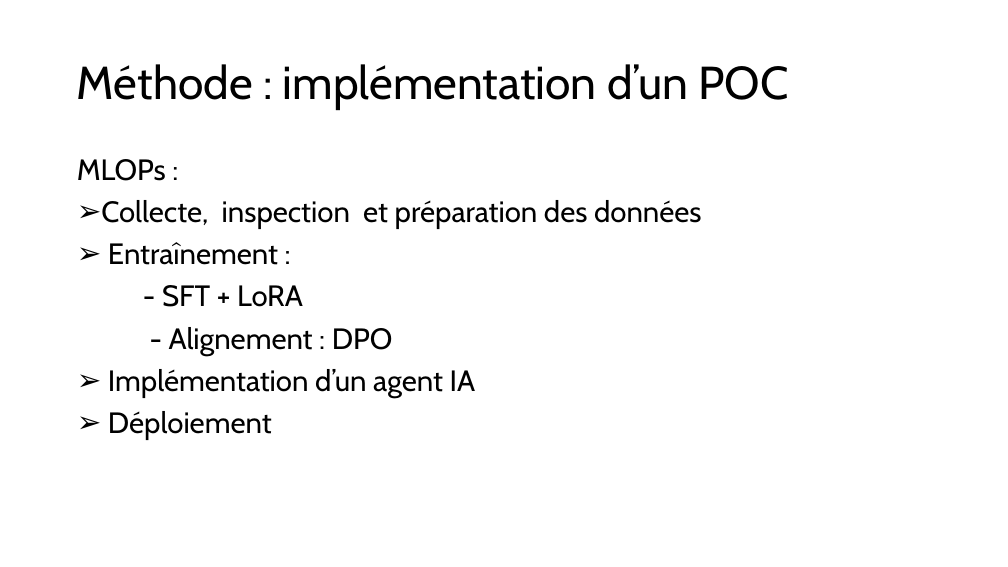
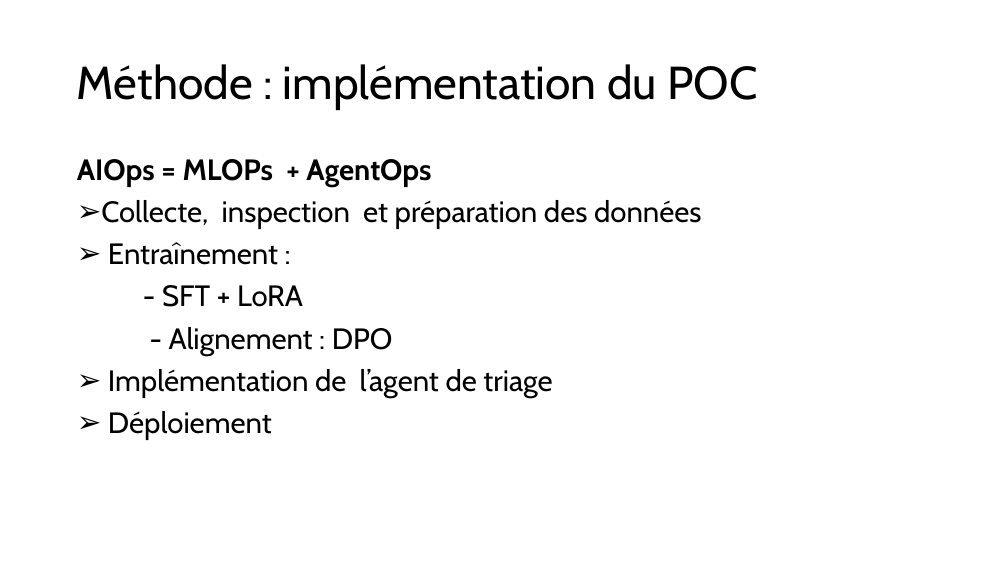
Before and after one commit to AIEngOc2025/agent-triage-hospitalier, a slide deck: slide 3 of Presentation1.pptx. Drawn at 1008x567 pixels with LibreOffice and Linux fonts; fonts in the diff are those of the drawing. Boxes give left, top, right and bottom in pixels: in the first picture for what was removed or moved away, otherwise in the second. Text is boxed around its words. In the diff, an @@ line names an element or a change of style, - is before the commit and + after.

Commit message:
feat: implémentation architecture agentique et dialogue itératif

```diff
--- a/Presentation1.pptx
+++ b/Presentation1.pptx
@@ title at <box>77,64,757,110</box>: text changed @@
-Méthode : implémentation d’un POC
+Méthode : implémentation du POC
@@ text at <box>77,159,431,187</box>: text changed; bold on @@
-MLOPs :
+AIOps = MLOPs + AgentOps
@@ text at <box>108,369,552,398</box>: text changed @@
-➢ Implémentation d’un agent IA
+➢ Implémentation de l’agent de triage
```
Also in this commit, not shown: 4 other slides changed, 21 other files.
